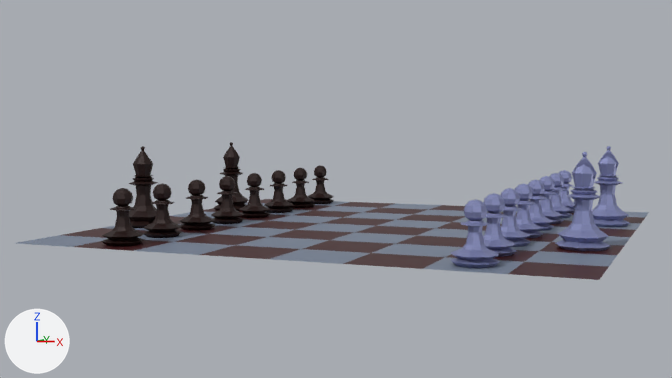
The Blender file Section 4/ChessSet/Models/SCene.blend, before and after one commit.
Both versions are drawn from the file's camera 'Camera'. Every picture has the same lights, and +X, +Y and +Z are marked at lower left.

Before the edit, the objects in view are built like this:
```python
ob_chessboard = bpy.data.objects.new('ChessBoard', me_chessboard)
ob_chessboard.location = (0.0, 0.0, 0.0)
ob_pawn_000 = bpy.data.objects.new('Pawn.000', me_cylinder_003)
ob_pawn_000.parent = ob_whitepawn
ob_pawn_000.location = (-0.21, 0.15, 0.0)
ob_pawn_000.scale = (0.0146, 0.0146, 0.0146)
ob_pawn_001 = bpy.data.objects.new('Pawn.001', me_cylinder_003)
ob_pawn_001.parent = ob_whitepawn
ob_pawn_001.location = (-0.15, 0.15, 0.0)
ob_pawn_001.scale = (0.0146, 0.0146, 0.0146)
ob_pawn_002 = bpy.data.objects.new('Pawn.002', me_cylinder_003)
ob_pawn_002.parent = ob_whitepawn
ob_pawn_002.location = (-0.09, 0.15, 0.0)
ob_pawn_002.scale = (0.0146, 0.0146, 0.0146)
ob_pawn_003 = bpy.data.objects.new('Pawn.003', me_cylinder_003)
ob_pawn_003.parent = ob_whitepawn
ob_pawn_003.location = (-0.03, 0.15, 0.0)
ob_pawn_003.scale = (0.0146, 0.0146, 0.0146)
ob_pawn_004 = bpy.data.objects.new('Pawn.004', me_cylinder_003)
ob_pawn_004.parent = ob_whitepawn
ob_pawn_004.location = (0.03, 0.15, 0.0)
ob_pawn_004.scale = (0.0146, 0.0146, 0.0146)
ob_pawn_005 = bpy.data.objects.new('Pawn.005', me_cylinder_003)
ob_pawn_005.parent = ob_whitepawn
ob_pawn_005.location = (0.09, 0.15, 0.0)
ob_pawn_005.scale = (0.0146, 0.0146, 0.0146)
ob_pawn_006 = bpy.data.objects.new('Pawn.006', me_cylinder_003)
ob_pawn_006.parent = ob_whitepawn
ob_pawn_006.location = (0.15, 0.15, 0.0)
ob_pawn_006.scale = (0.0146, 0.0146, 0.0146)
ob_pawn_008 = bpy.data.objects.new('Pawn.008', me_cylinder_001)
ob_pawn_008.parent = ob_blackpawn
ob_pawn_008.location = (-0.21, 0.15, 0.0)
ob_pawn_008.scale = (0.0146, 0.0146, 0.0146)
# also in view: 'BishopW.001' at (-0.21, -0.09, 0.039); 'Pawn.010' at (-0.15, -0.09, 0.024); 'Pawn.009' at (-0.15, -0.15, 0.024); 'Pawn.014' at (-0.15, 0.15, 0.024); 'Pawn.012' at (-0.15, -0.03, 0.024)
```
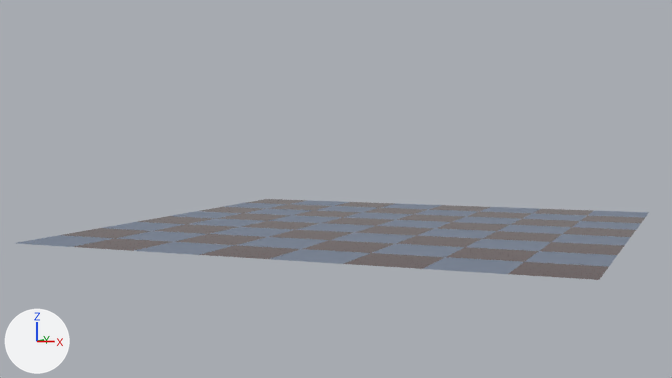
The change, as a diff of the scene's bpy script:
```diff
--- a/Section 4/ChessSet/Models/SCene.blend.py
+++ b/Section 4/ChessSet/Models/SCene.blend.py
@@ mat_black @@
 mat_black.base_color = (0.0493, 0.0, 0.00199)  # dark red #3f0007
+mat_black.roughness = 0.1
@@ ob_pawn_001 @@
 ob_pawn_001.scale = (0.0146, 0.0146, 0.0146)
+ob_pawn_001.hide_set(True)  # its collection is switched off
@@ ob_pawn_002 @@
 ob_pawn_002.scale = (0.0146, 0.0146, 0.0146)
+ob_pawn_002.hide_set(True)  # its collection is switched off
@@ ob_pawn_004 @@
 ob_pawn_004.scale = (0.0146, 0.0146, 0.0146)
+ob_pawn_004.hide_set(True)  # its collection is switched off
@@ ob_pawn_000 @@
 ob_pawn_000.scale = (0.0146, 0.0146, 0.0146)
+ob_pawn_000.hide_set(True)  # its collection is switched off
@@ ob_pawn_003 @@
 ob_pawn_003.scale = (0.0146, 0.0146, 0.0146)
+ob_pawn_003.hide_set(True)  # its collection is switched off
@@ ob_pawn_005 @@
 ob_pawn_005.scale = (0.0146, 0.0146, 0.0146)
+ob_pawn_005.hide_set(True)  # its collection is switched off
@@ ob_pawn_006 @@
 ob_pawn_006.scale = (0.0146, 0.0146, 0.0146)
+ob_pawn_006.hide_set(True)  # its collection is switched off
@@ ob_pawn_007 @@
 ob_pawn_007.scale = (0.0146, 0.0146, 0.0146)
+ob_pawn_007.hide_set(True)  # its collection is switched off
@@ ob_bishopw_000 @@
 _m = ob_bishopw_000.modifiers.new('Boolean', 'BOOLEAN')
 _m.solver = 'FLOAT'
+ob_bishopw_000.hide_set(True)  # its collection is switched off
@@ ob_bishopb_000 @@
 _m = ob_bishopb_000.modifiers.new('Boolean', 'BOOLEAN')
 _m.solver = 'FLOAT'
+ob_bishopb_000.hide_set(True)  # its collection is switched off
@@ ob_pawn_008 @@
 ob_pawn_008.scale = (0.0146, 0.0146, 0.0146)
+ob_pawn_008.hide_set(True)
@@ ob_pawn_009 @@
 ob_pawn_009.scale = (0.0146, 0.0146, 0.0146)
+ob_pawn_009.hide_set(True)
@@ ob_pawn_010 @@
 ob_pawn_010.scale = (0.0146, 0.0146, 0.0146)
+ob_pawn_010.hide_set(True)
@@ ob_pawn_011 @@
 ob_pawn_011.scale = (0.0146, 0.0146, 0.0146)
+ob_pawn_011.hide_set(True)
@@ ob_pawn_012 @@
 ob_pawn_012.scale = (0.0146, 0.0146, 0.0146)
+ob_pawn_012.hide_set(True)
@@ ob_pawn_013 @@
 ob_pawn_013.scale = (0.0146, 0.0146, 0.0146)
+ob_pawn_013.hide_set(True)
@@ ob_pawn_014 @@
 ob_pawn_014.scale = (0.0146, 0.0146, 0.0146)
+ob_pawn_014.hide_set(True)
@@ ob_pawn_015 @@
 ob_pawn_015.scale = (0.0146, 0.0146, 0.0146)
+ob_pawn_015.hide_set(True)
@@ ob_bishopb_001 @@
 _m = ob_bishopb_001.modifiers.new('Boolean', 'BOOLEAN')
 _m.solver = 'FLOAT'
+ob_bishopb_001.hide_set(True)
@@ ob_bishopw_001 @@
 _m = ob_bishopw_001.modifiers.new('Boolean', 'BOOLEAN')
 _m.solver = 'FLOAT'
+ob_bishopw_001.hide_set(True)
```

Location of each change, (x1, y1, x2, y2) in pixels of the pictures (672 x 378 px):
'ChessBoard', surface changed
    both: (63, 199, 647, 280)
'BishopB.000', hidden
    before: (555, 152, 611, 251)
'Pawn.007', hidden
    before: (450, 199, 500, 268)
'BishopW.000', hidden
    before: (592, 146, 630, 227)
'BishopW.001', hidden
    before: (128, 146, 158, 228)
'Pawn.008', hidden
    before: (101, 188, 145, 246)
'Pawn.006', hidden
    before: (483, 193, 517, 257)
'Pawn.009', hidden
    before: (143, 183, 183, 238)
'Pawn.005', hidden
    before: (500, 188, 531, 247)
'Pawn.010', hidden
    before: (179, 179, 215, 230)
'Pawn.012', hidden
    before: (211, 176, 245, 224)
'Pawn.004', hidden
    before: (515, 184, 543, 238)
'BishopB.001', hidden
    before: (214, 142, 248, 211)
'Pawn.011', hidden
    before: (239, 173, 271, 218)
'Pawn.003', hidden
    before: (528, 180, 555, 231)
'Pawn.013', hidden
    before: (264, 170, 294, 213)
'Pawn.014', hidden
    before: (287, 168, 315, 208)
'Pawn.002', hidden
    before: (539, 176, 564, 224)
'Pawn.015', hidden
    before: (308, 165, 334, 204)
'Pawn.001', hidden
    before: (549, 173, 572, 218)
'Pawn.000', hidden
    before: (558, 170, 575, 213)
